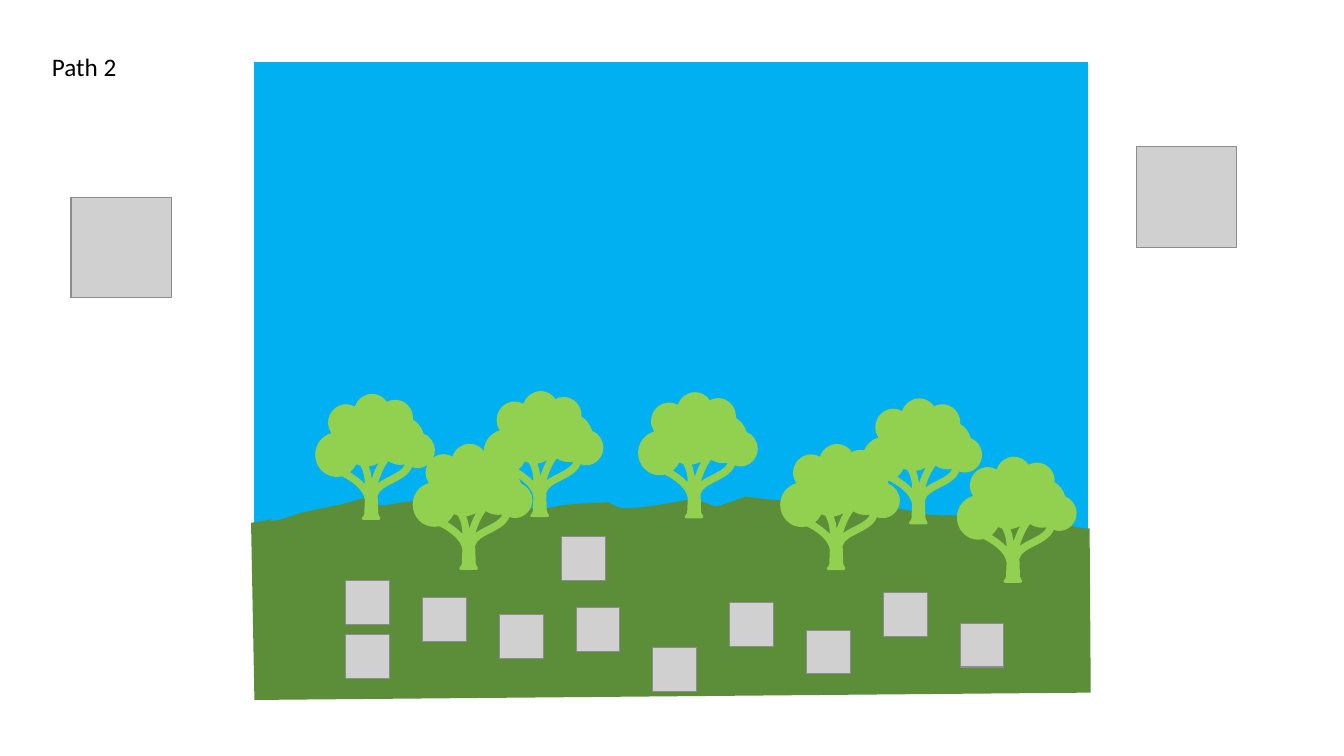
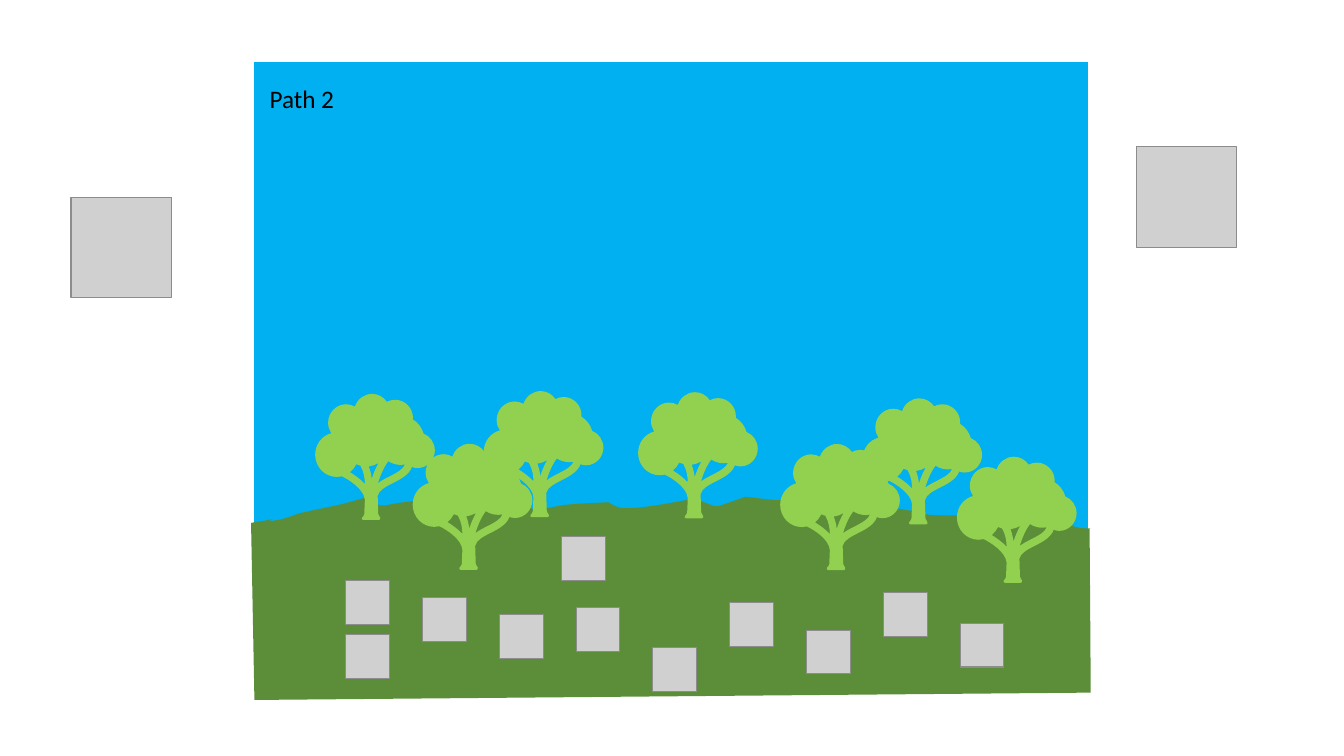
Before and after one commit to AmeliaTYR/SlimeFighter, a slide deck: slide 15 of otherFiles/art.pptx (slide 12 before the commit). Drawn at 1344x756 pixels with LibreOffice and Linux fonts; fonts in the diff are those of the drawing; grey boxes stand for pictures. Boxes give left, top, right and bottom in pixels: in the first picture for what was removed or moved away, otherwise in the second. Text is boxed around its words. In the diff, an @@ line names an element or a change of style, - is before the commit and + after.

```diff
--- a/otherFiles/art.pptx
+++ b/otherFiles/art.pptx
@@ text "Path 2": place and size @@
-text "Path 2" at (52,58,117,76)
+text "Path 2" at (270,90,334,108)
```
Also in this commit, not shown: 5 other slides changed, 8 slides added, 35 other files.
